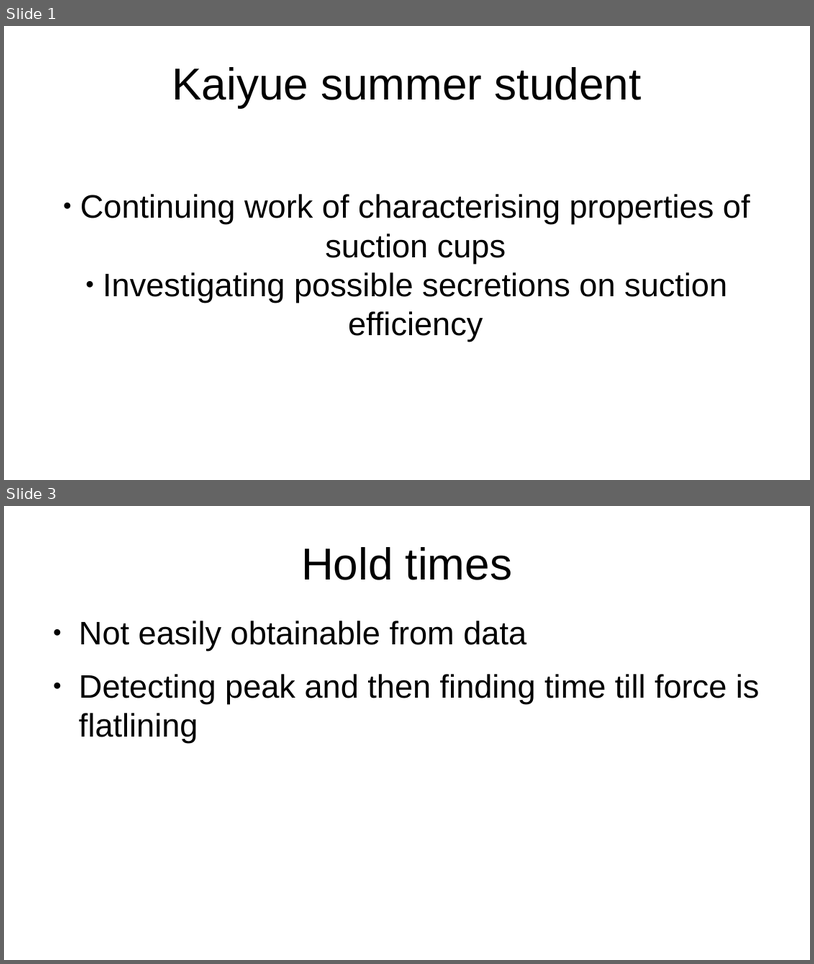
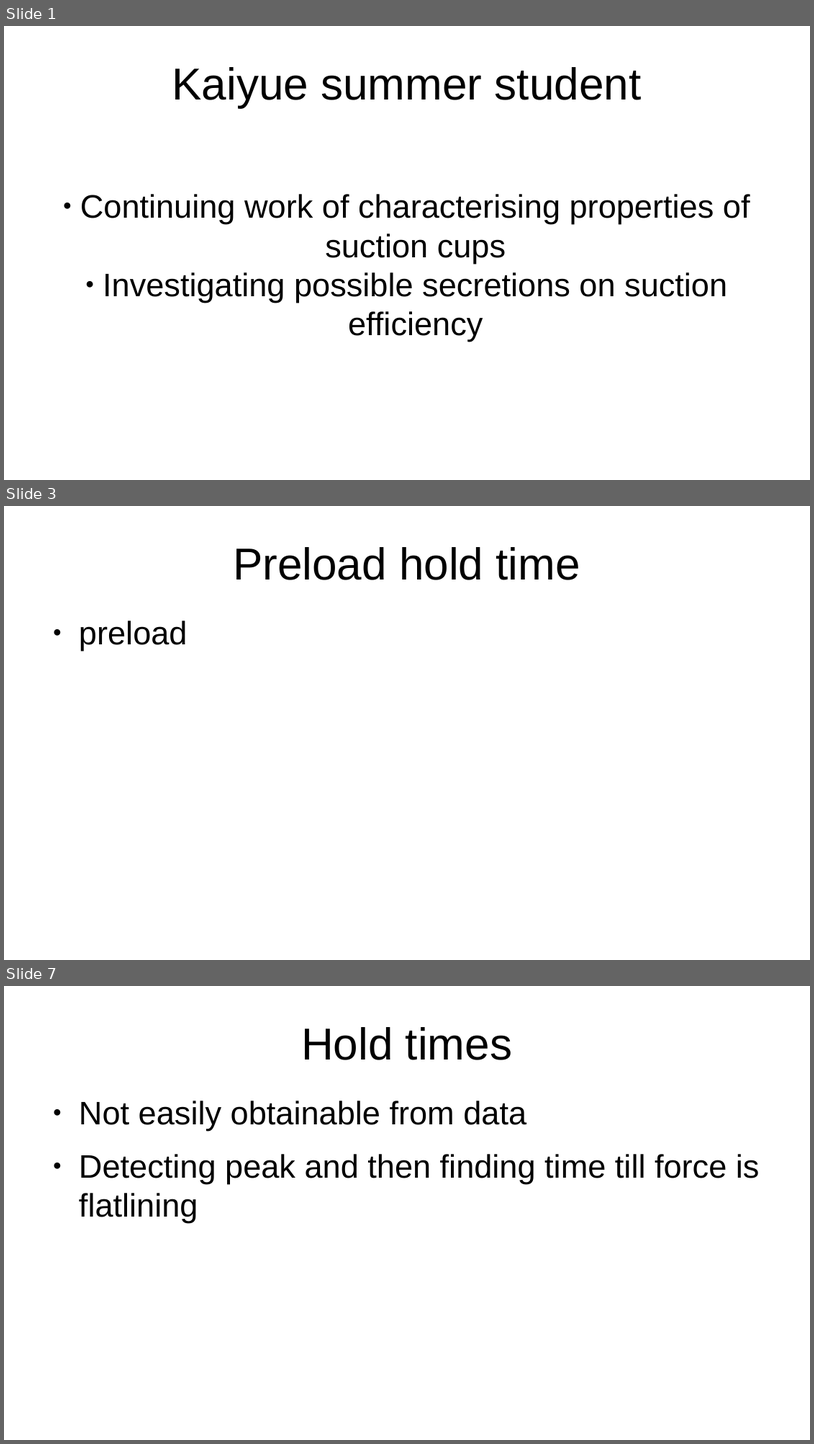
Before and after one commit to bananaturtlesandwich/beetle, a slide deck: presentation.odp. Shown one above the other, each under a label of ours: slides 1 and 3 before the commit, slides 1, 3 and 7 after it; the slides between them are not shown. The pictures are 814x964 and 814x1444 pixels, drawn with LibreOffice and Linux fonts; fonts in the diff are those of the drawing. Boxes give left, top, right and bottom in pixels: in the first picture for what was removed or moved away, otherwise in the second. Text is boxed around its words. In the diff, an @@ line names an element or a change of style, - is before the commit and + after.

```diff
--- a/presentation.odp
+++ b/presentation.odp
@@ slide 3 added at [4,506,810,960], background #FFFFFF @@
@@ title added at [233,547,581,580], 44 pt, text #000000 @@
+Preload hold time
@@ text added at [79,620,188,651], 32 pt, text #000000 @@
+● preload
@@ what was slide 3 is now slide 7 @@
```
Also in this commit, not shown: 4 other slides added, 1 slide removed, 6 other files.
